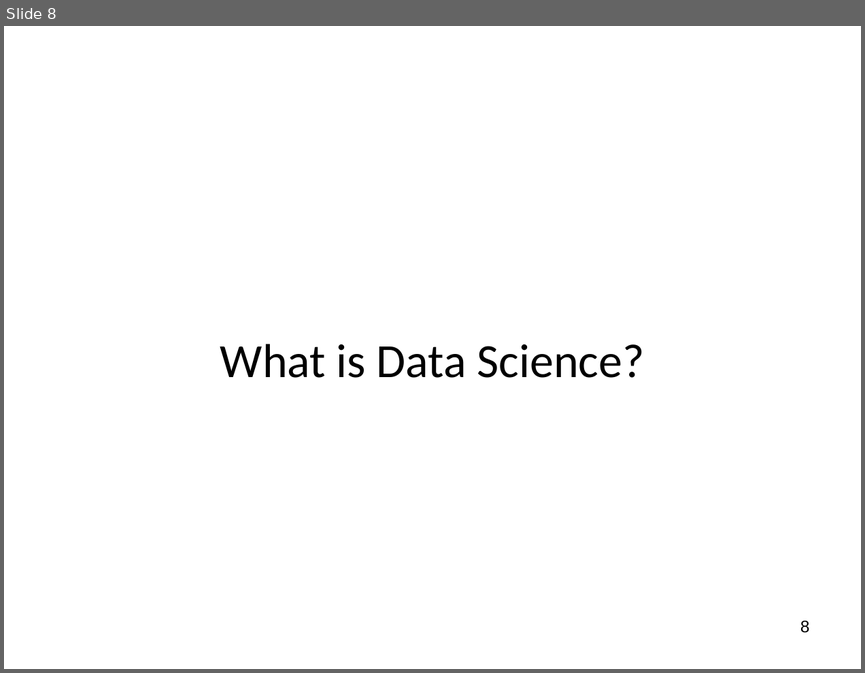
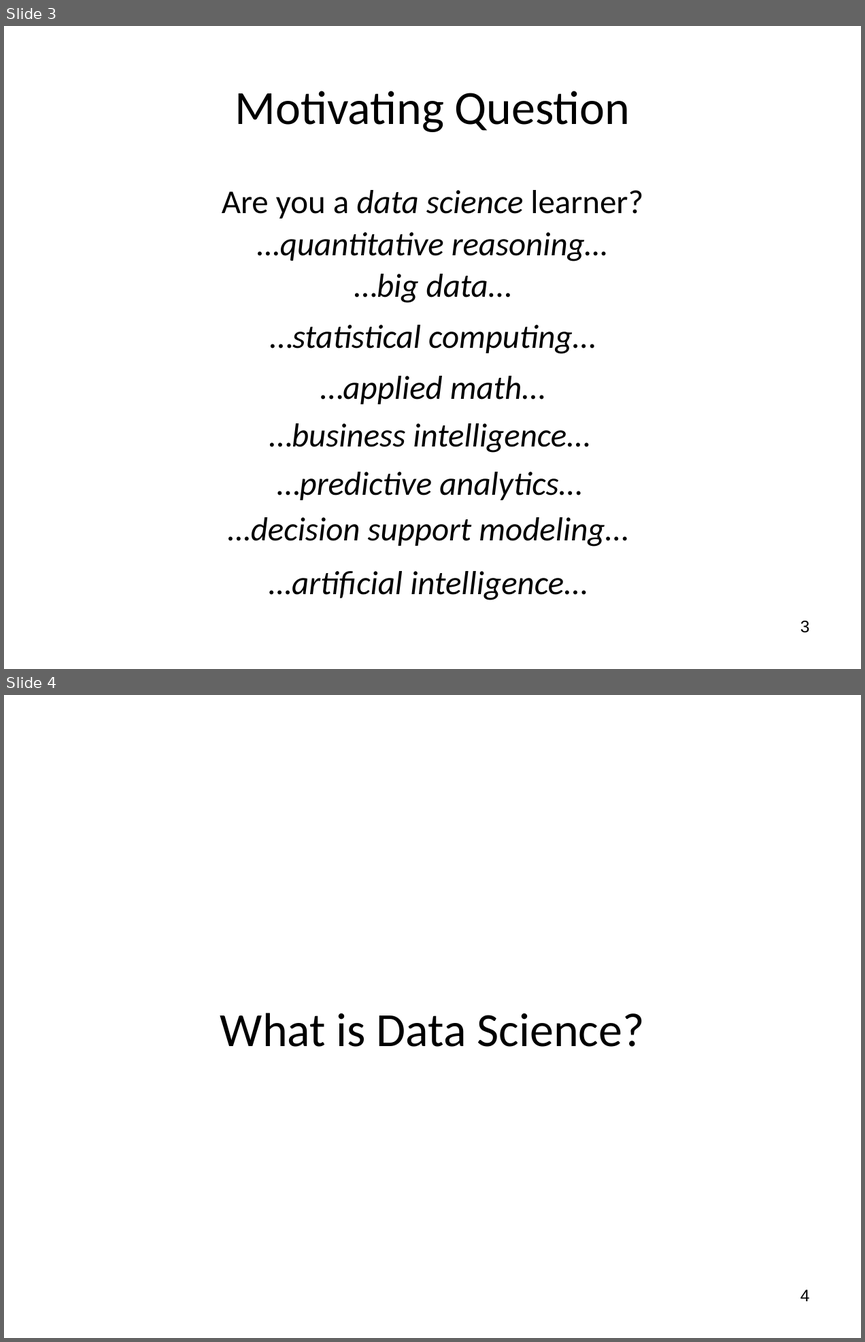
Before and after one commit to wsphd/datajam2018, a slide deck: dj2018.pptx. Shown one above the other, each under a label of ours: slide 8 before the commit, slides 3 and 4 after it. The pictures are 865x673 and 865x1342 pixels, drawn with LibreOffice and Linux fonts; fonts in the diff are those of the drawing. Boxes give left, top, right and bottom in pixels: in the first picture for what was removed or moved away, otherwise in the second. Text is boxed around its words. In the diff, an @@ line names an element or a change of style, - is before the commit and + after.

```diff
--- a/dj2018.pptx
+++ b/dj2018.pptx
@@ slide 3 added at (4, 26, 861, 669), background #FFFFFF @@
@@ title added at (235, 91, 630, 132), 40 pt, text #000000 @@
+Motivating Question
@@ text added at (222, 190, 643, 218), 28 pt, text #000000 @@
+Are you a data science learner?
@@ text added at (257, 232, 608, 261), 28 pt, text #000000, italic @@
+…quantitative reasoning…
@@ text added at (354, 274, 511, 303), 28 pt, text #000000, italic @@
+…big data…
@@ text added at (269, 325, 595, 354), 28 pt, text #000000, italic @@
+…statistical computing…
@@ text added at (320, 376, 545, 404), 28 pt, text #000000, italic @@
+…applied math…
@@ text added at (269, 423, 589, 452), 28 pt, text #000000, italic @@
+…business intelligence…
@@ text added at (277, 471, 581, 500), 28 pt, text #000000, italic @@
+…predictive analytics…
@@ text added at (228, 517, 628, 546), 28 pt, text #000000, italic @@
+…decision support modeling…
@@ text added at (269, 571, 587, 600), 28 pt, text #000000, italic @@
+…artificial intelligence…
@@ page number added at (800, 620, 810, 633), 14 pt, text #000000 @@
+3
@@ what was slide 8 is now slide 4 @@
@@ page number at (800, 1289, 810, 1301): text changed @@
-8
+4
```
Also in this commit, not shown: 4 slides changed, 2 other slides added, 5 slides removed, 2 other files.
